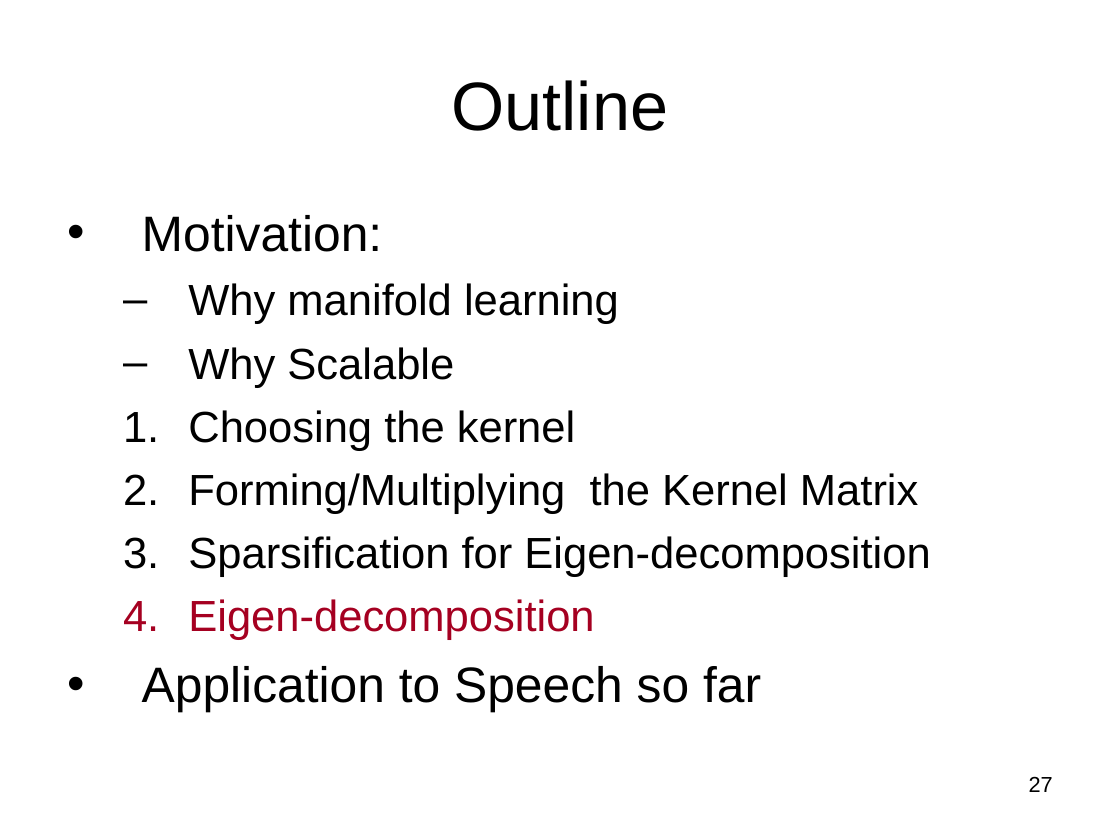
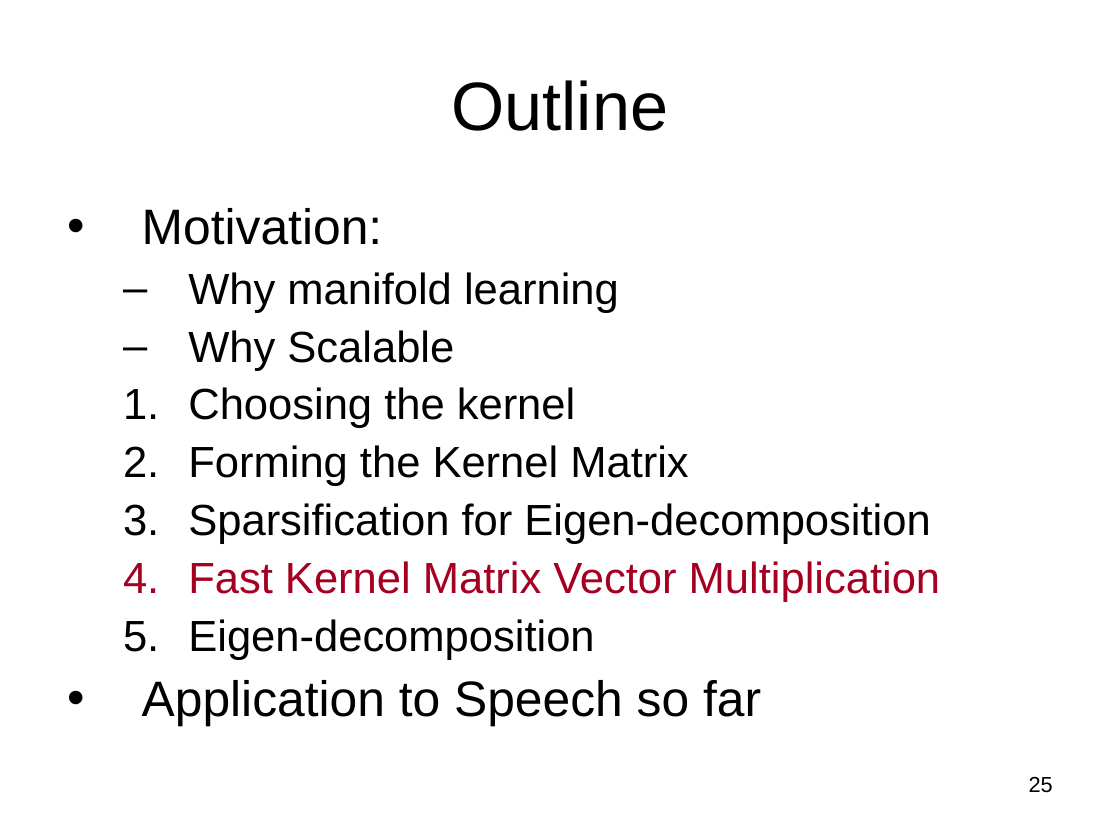
Before and after one commit to subailong/mlpack, a slide deck: slide 25 of fastlib/u/nvasil/docs/proposal/proposal.ppt (slide 27 before the commit). Drawn at 1120x840 pixels with LibreOffice and Linux fonts; fonts in the diff are those of the drawing. Boxes give left, top, right and bottom in pixels: in the first picture for what was removed or moved away, otherwise in the second. Text is boxed around its words. In the diff, an @@ line names an element or a change of style, - is before the commit and + after.

```diff
--- a/fastlib/u/nvasil/docs/proposal/proposal.ppt
+++ b/fastlib/u/nvasil/docs/proposal/proposal.ppt
@@ text at [142, 208, 930, 727]: text colour #A50021 to #000000 in "Eigen-decomposition"; line spacing 1 to 0.9; bullet colour #A50021 to #000000 @@
@@ text at [188, 445, 688, 486]: text changed @@
-  2. Forming/Multiplying the Kernel Matrix
+  2. Forming the Kernel Matrix
@@ text at [188, 561, 941, 602]: paragraph added @@
+  4. Fast Kernel Matrix Vector Multiplication
@@ page number at [1029, 776, 1053, 793]: text changed @@
-27
+25
```
Also in this commit, not shown: 23 other slides changed, 8 slides added, 2 slides removed, 2 other files.
